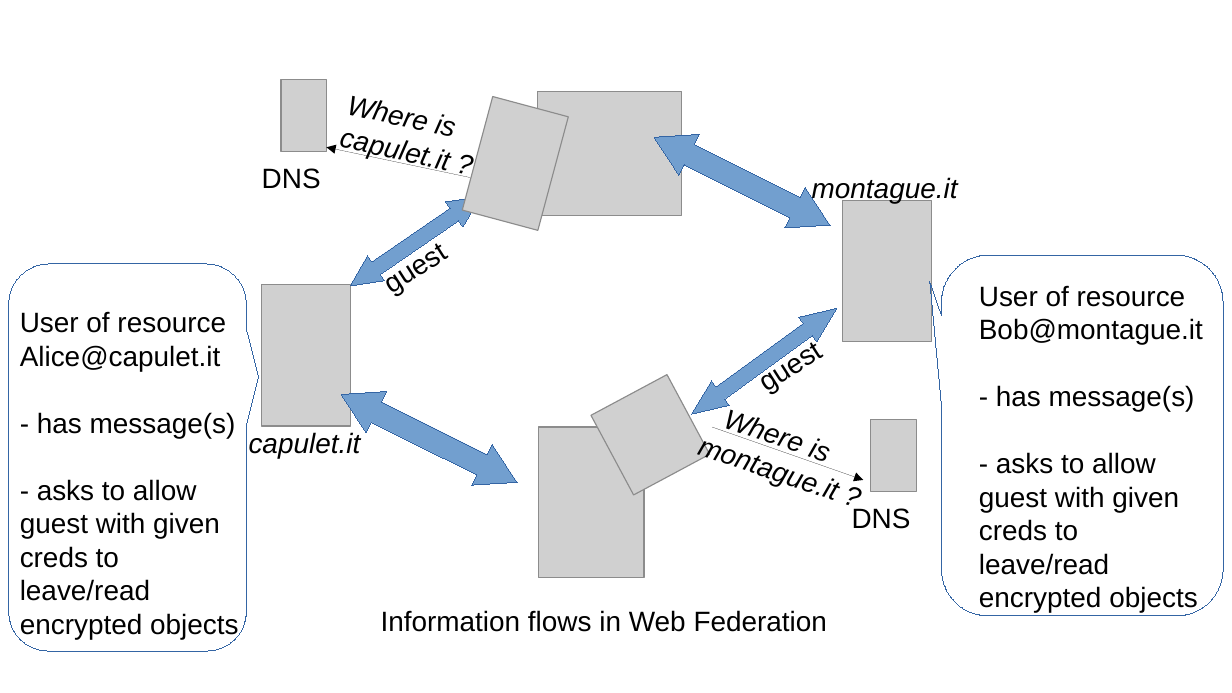
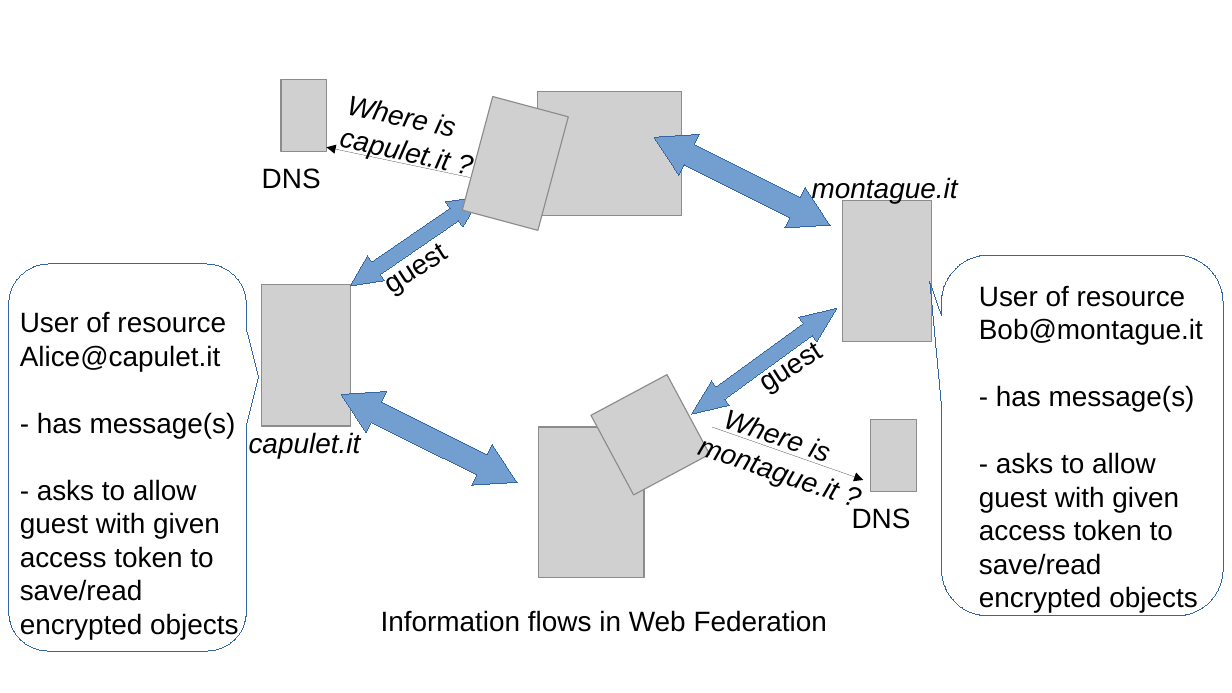
Before and after one commit to PrivacySafe/3NWeb-architecture, a slide deck: slide 1 of federation/data_flows_in_web_federation.odp. Drawn at 1232x693 pixels with LibreOffice and Linux fonts; fonts in the diff are those of the drawing; grey boxes stand for pictures. Boxes give left, top, right and bottom in pixels: in the first picture for what was removed or moved away, otherwise in the second. Text is boxed around its words. In the diff, an @@ line names an element or a change of style, - is before the commit and + after.

```diff
--- a/federation/data_flows_in_web_federation.odp
+++ b/federation/data_flows_in_web_federation.odp
@@ text at (x1=20, y1=479, x2=238, y2=639): text changed @@
-- asks to allow guest with given creds to leave/read encrypted objects
+- asks to allow guest with given access token to save/read encrypted objects
@@ text at (x1=979, y1=452, x2=1197, y2=613): text changed @@
-- asks to allow guest with given creds to leave/read encrypted objects
+- asks to allow guest with given access token to save/read encrypted objects
```
Also in this commit, not shown: 2 other files.
